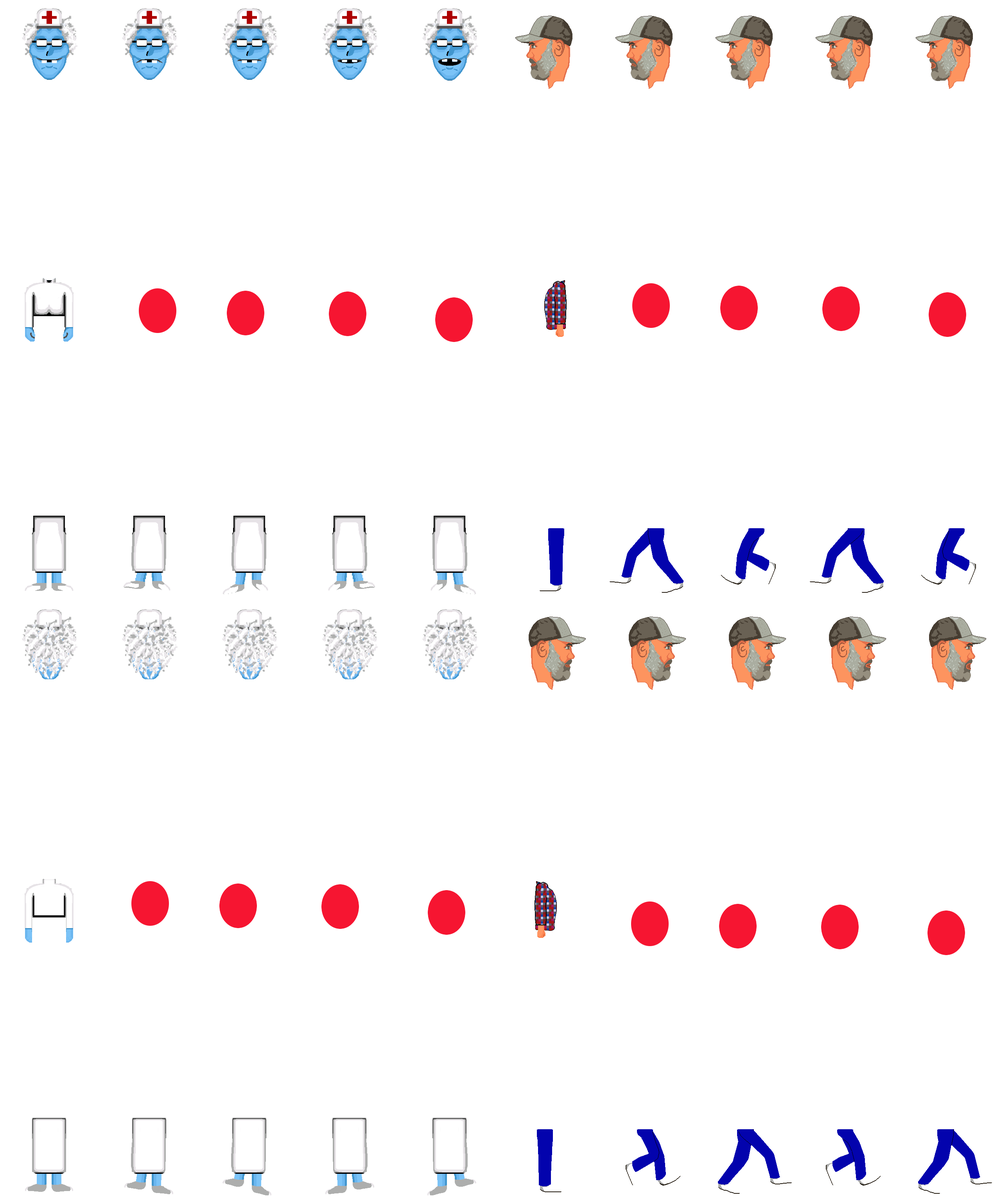
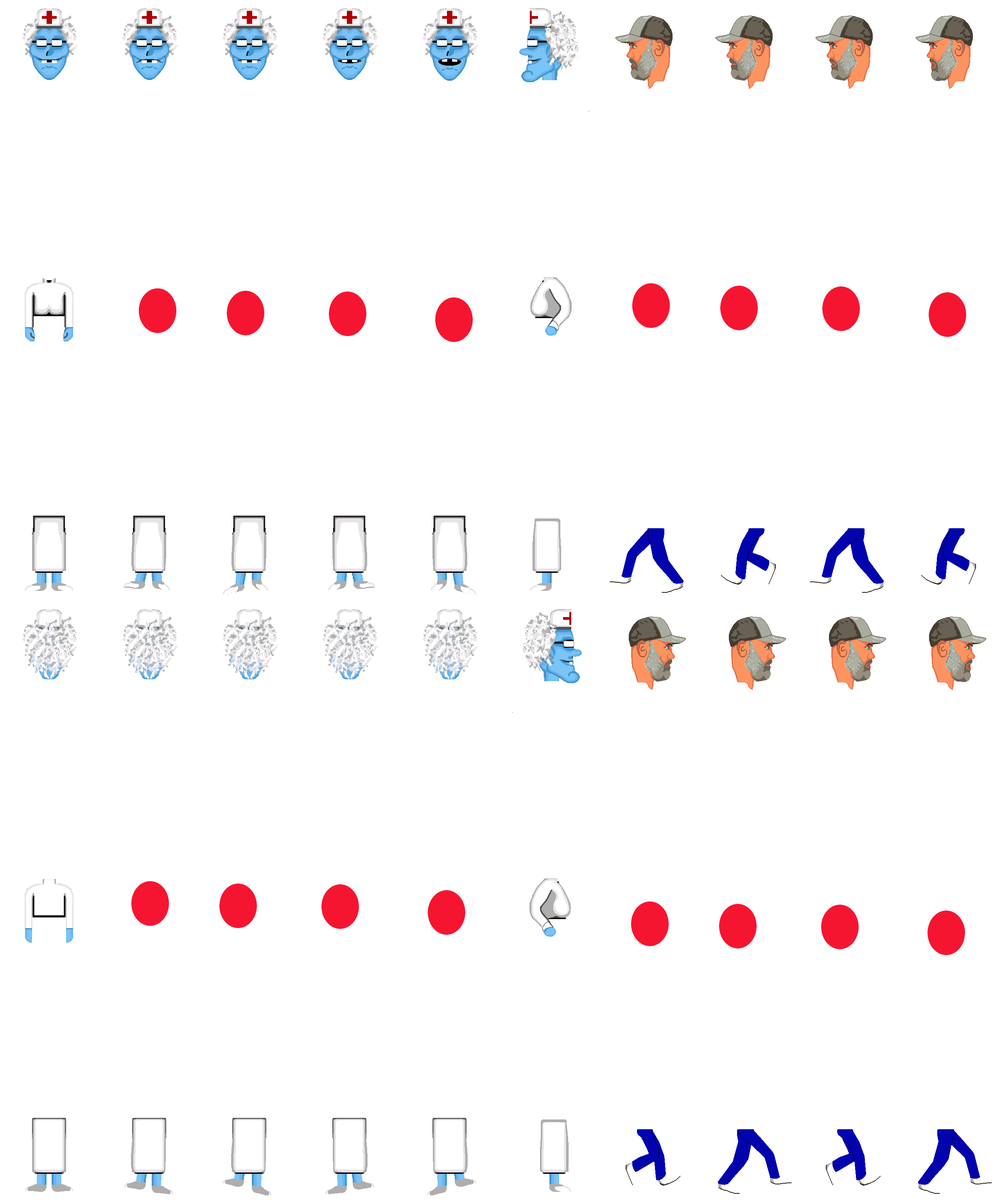
Before/after of a 1001 × 1202 layered artwork. What changed in the layer stack:
painted on "Background" over [511, 8, 590, 1192]
